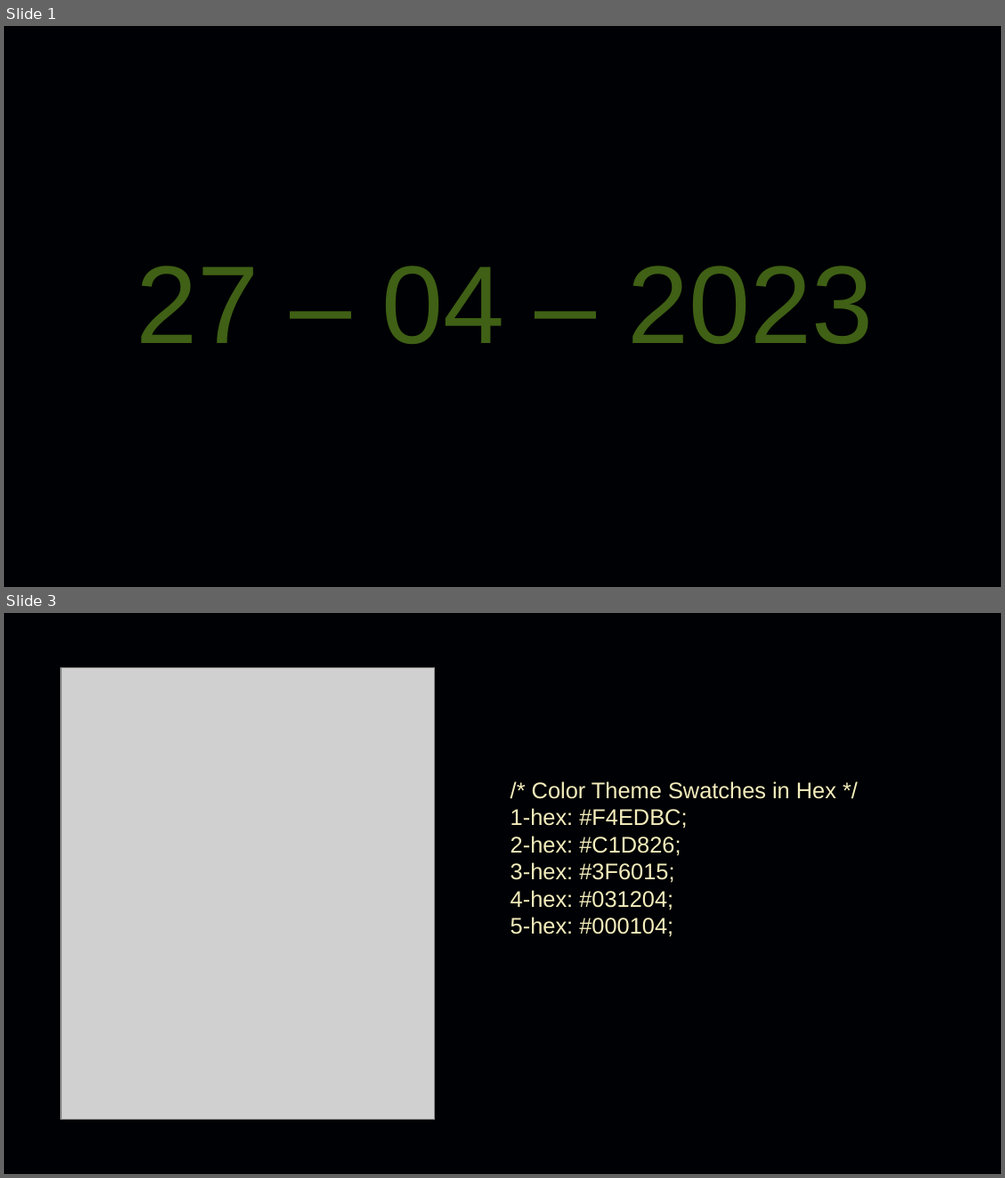
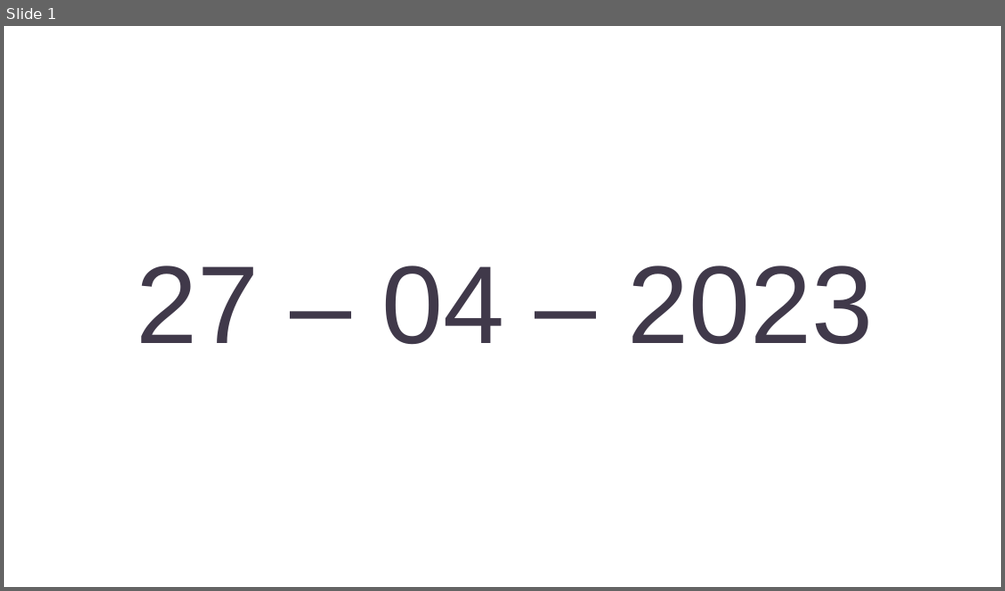
Before and after one commit to SamuelMatamoros/Automating-the-care-of-a-plant, a slide deck: Presentacion/Proeycto2eva.odp. Shown one above the other, each under a label of ours: slides 1 and 3 before the commit, slide 1 after it; the slides between them are not shown. The pictures are 1005x1178 and 1005x591 pixels, drawn with LibreOffice and Linux fonts; fonts in the diff are those of the drawing; grey boxes stand for pictures. Boxes give left, top, right and bottom in pixels: in the first picture for what was removed or moved away, otherwise in the second. Text is boxed around its words. In the diff, an @@ line names an element or a change of style, - is before the commit and + after.

```diff
--- a/Presentacion/Proeycto2eva.odp
+++ b/Presentacion/Proeycto2eva.odp
@@ slide 3 removed at [4, 613, 1001, 1174], background #000104 @@
@@ picture removed at [61, 667, 435, 1119] @@
@@ text removed at [510, 781, 836, 937] @@
-/* Color Theme Swatches in Hex */
-1-hex: #F4EDBC;
-2-hex: #C1D826;
-3-hex: #3F6015;
-4-hex: #031204;
-5-hex: #000104;
@@ slide 1 changed as well @@
@@ background #000104 to #FFFFFF @@
@@ title "27 – 04 – 2023" at [137, 265, 873, 345]: text colour #3F6015 to #40394A @@
```
Also in this commit, not shown: 4 slides added, 1 other slide removed, 1 other file.
